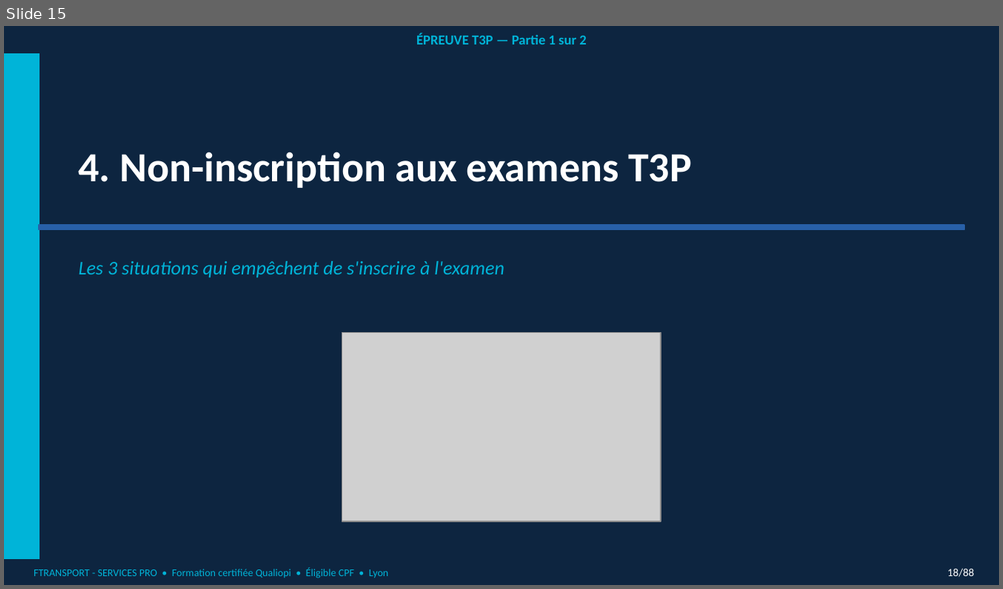
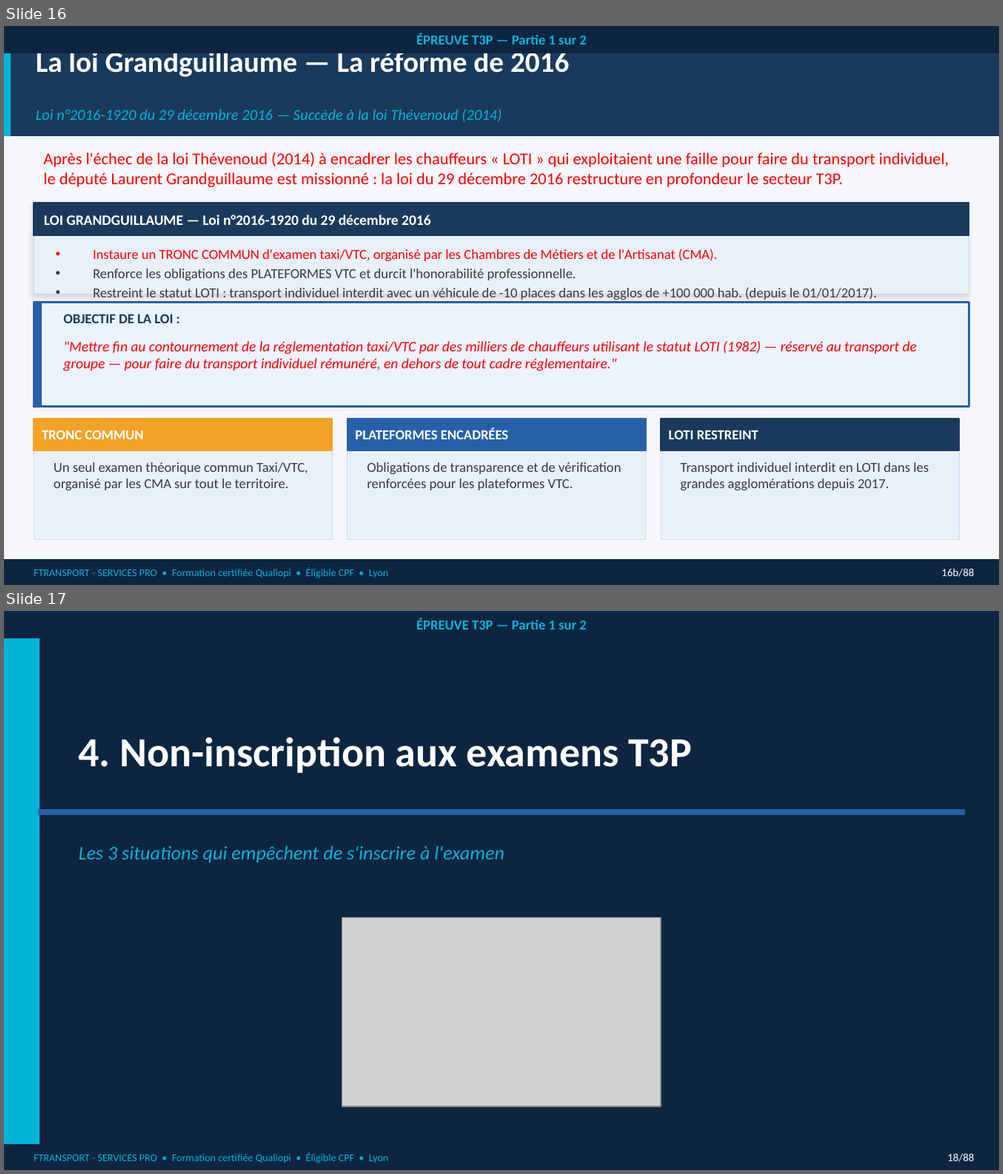
Before and after one commit to nanouf69/insight-learn-manage, a slide deck: public/cours/vtc/A_T3P_partie_1.pptx. Shown one above the other, each under a label of ours: slide 15 before the commit, slides 16 and 17 after it. The pictures are 1003x589 and 1003x1174 pixels, drawn with LibreOffice and Linux fonts; fonts in the diff are those of the drawing; grey boxes stand for pictures. Boxes give left, top, right and bottom in pixels: in the first picture for what was removed or moved away, otherwise in the second. Text is boxed around its words. In the diff, an @@ line names an element or a change of style, - is before the commit and + after.

```diff
--- a/public/cours/vtc/A_T3P_partie_1.pptx
+++ b/public/cours/vtc/A_T3P_partie_1.pptx
@@ slide 16 added at [4, 26, 999, 585], background #F5F7FA @@
@@ rectangle added at [4, 26, 999, 136], fill #1A3A5C, outline #1A3A5C 1 pt @@
@@ rectangle added at [4, 26, 10, 136], fill #00B4D8, outline #00B4D8 1 pt @@
@@ rectangle added at [4, 26, 999, 54], fill #0D2540, 10 pt, text #00B4D8, bold @@
+ÉPREUVE T3P — Partie 1 sur 2
@@ text added at [36, 53, 569, 77], 21 pt, text #FFFFFF, bold @@
+La loi Grandguillaume — La réforme de 2016
@@ text added at [36, 109, 501, 122], 11 pt, text #00B4D8, italic @@
+Loi n°2016-1920 du 29 décembre 2016 — Succède à la loi Thévenoud (2014)
@@ text added at [43, 153, 948, 187], 12 pt, text #FF0000 @@
+Après l'échec de la loi Thévenoud (2014) à encadrer les chauffeurs « LOTI » qui exploitaient une faille pour faire du transport individuel, le député Laurent Grandguillaume est missionné : la loi du 29 décembre 2016 restructure en profondeur le secteur T3P.
@@ rectangle added at [34, 203, 969, 295], fill #E8F1FA, outline #D0DCE8 0.5 pt @@
@@ rectangle added at [34, 203, 969, 236], fill #1A3A5C, outline #1A3A5C 1 pt @@
@@ text added at [44, 215, 431, 225], 10.5 pt, text #FFFFFF, bold @@
+LOI GRANDGUILLAUME — Loi n°2016-1920 du 29 décembre 2016
@@ text added at [93, 249, 876, 302], 10 pt, text #3A3A3A @@
+• Instaure un TRONC COMMUN d'examen taxi/VTC, organisé par les Chambres de Métiers et de l'Artisanat (CMA).
+• Renforce les obligations des PLATEFORMES VTC et durcit l'honorabilité professionnelle.
+• Restreint le statut LOTI : transport individuel interdit avec un véhicule de -10 places dans les agglos de +100 000 hab. (depuis le 01/01/2017).
@@ rectangle added at [34, 303, 969, 407], fill #EBF3FC, outline #2860A8 1.5 pt @@
@@ rectangle added at [34, 303, 41, 407], fill #2860A8, outline #2860A8 1 pt @@
@@ text added at [63, 314, 173, 323], 10 pt, text #1A3A5C, bold @@
+OBJECTIF DE LA LOI :
@@ text added at [63, 341, 916, 372], 10.5 pt, text #FF0000, italic @@
+"Mettre fin au contournement de la réglementation taxi/VTC par des milliers de chauffeurs utilisant le statut LOTI (1982) — réservé au transport de groupe — pour faire du transport individuel rémunéré, en dehors de tout cadre réglementaire."
@@ rectangle added at [34, 419, 333, 540], fill #E8F1FA, outline #D0DCE8 0.5 pt @@
@@ rectangle added at [34, 419, 333, 451], fill #F4A227, outline #F4A227 1 pt @@
@@ rectangle added at [347, 419, 646, 540], fill #E8F1FA, outline #D0DCE8 0.5 pt @@
@@ rectangle added at [347, 419, 646, 451], fill #2860A8, outline #2860A8 1 pt @@
@@ rectangle added at [660, 419, 959, 540], fill #E8F1FA, outline #D0DCE8 0.5 pt @@
@@ rectangle added at [660, 419, 959, 451], fill #1A3A5C, outline #1A3A5C 1 pt @@
@@ text added at [42, 430, 143, 440], 10 pt, text #FFFFFF, bold @@
+TRONC COMMUN
@@ text added at [355, 429, 508, 440], 10 pt, text #FFFFFF, bold @@
+PLATEFORMES ENCADRÉES
@@ text added at [669, 430, 758, 440], 10 pt, text #FFFFFF, bold @@
+LOTI RESTREINT
@@ text added at [54, 463, 308, 491], 10 pt, text #3A3A3A @@
+Un seul examen théorique commun Taxi/VTC, organisé par les CMA sur tout le territoire.
@@ text added at [367, 463, 620, 491], 10 pt, text #3A3A3A @@
+Obligations de transparence et de vérification renforcées pour les plateformes VTC.
@@ text added at [680, 463, 928, 491], 10 pt, text #3A3A3A @@
+Transport individuel interdit en LOTI dans les grandes agglomérations depuis 2017.
@@ rectangle added at [4, 560, 999, 585], fill #0D2540, outline #0D2540 1 pt @@
@@ text added at [34, 568, 388, 579], 7.5 pt, text #00B4D8 @@
+FTRANSPORT - SERVICES PRO • Formation certifiée Qualiopi • Éligible CPF • Lyon
@@ text added at [941, 568, 973, 577], 8 pt, text #FFFFFF @@
+16b/88
@@ what was slide 15 is now slide 17 @@
```
Also in this commit, not shown: 5 slides changed, 2 other slides added.
